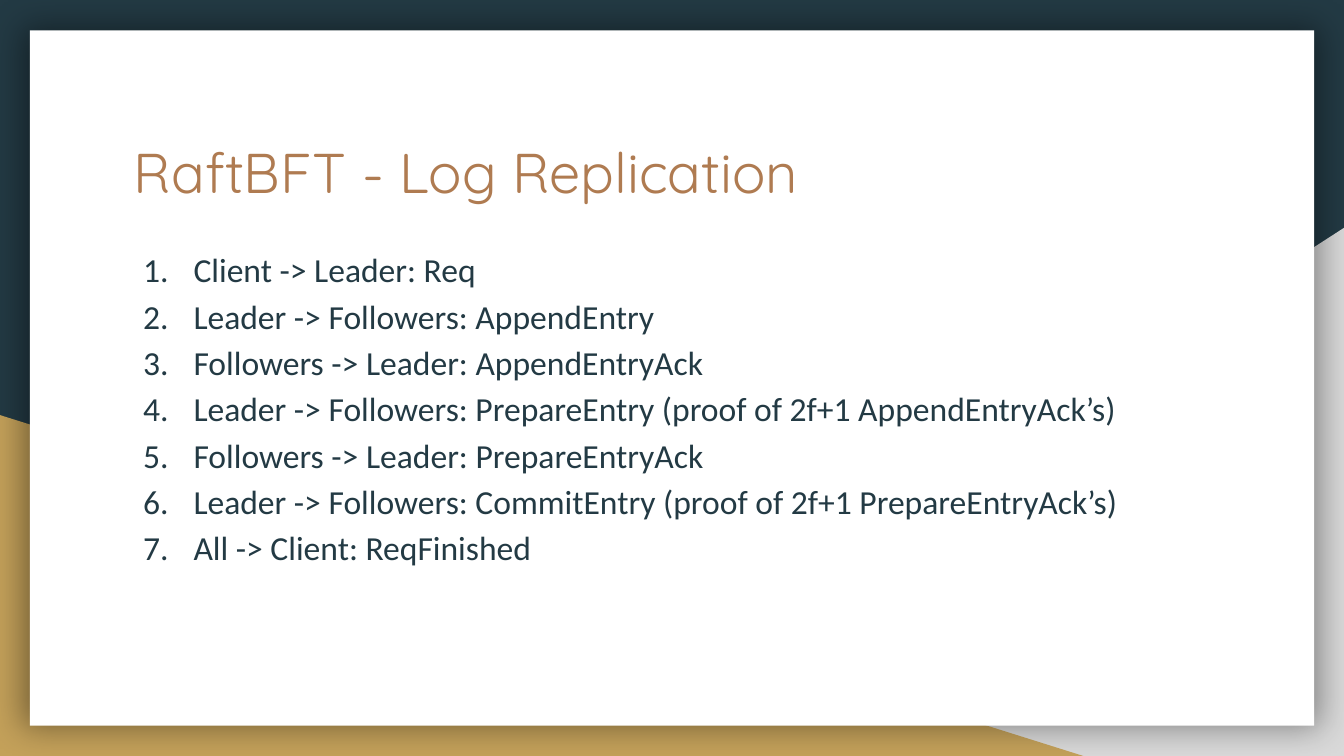
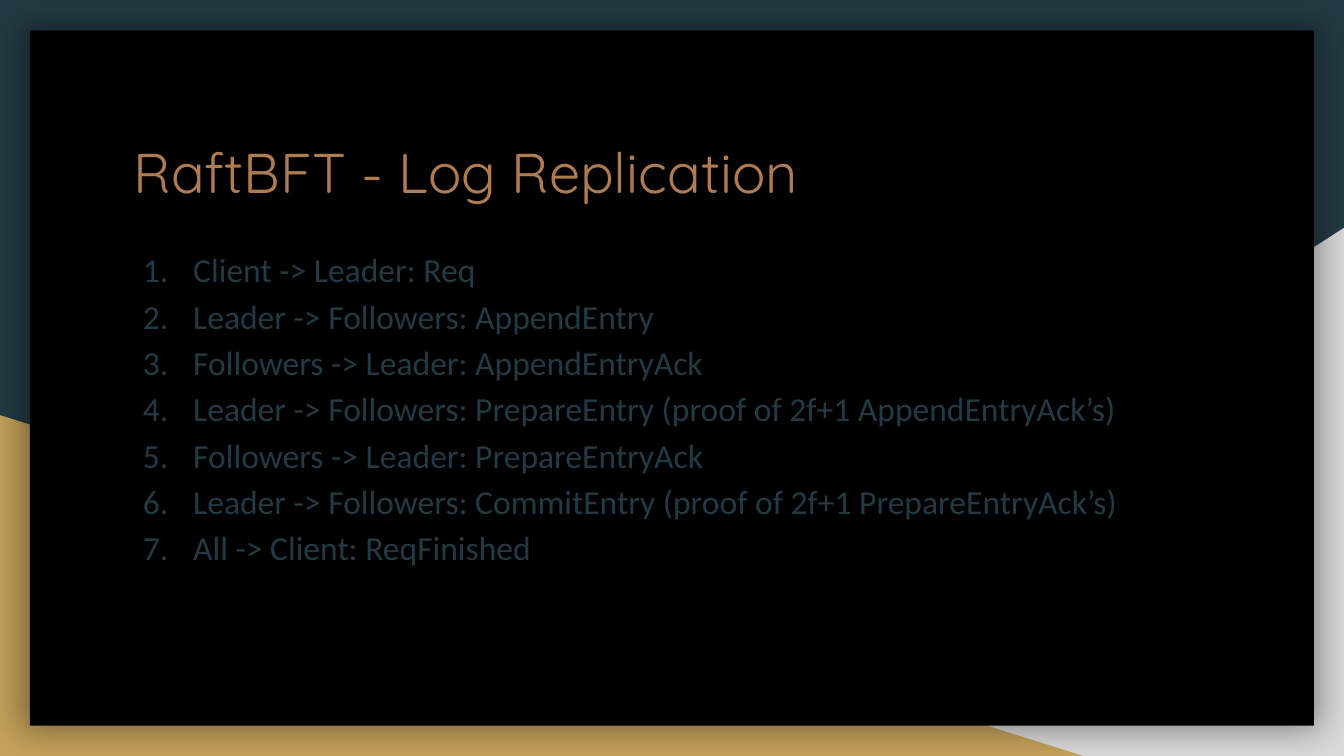
Before and after one commit to wahyupujiono/SistemTerdistribusi_Raft, a slide deck: slide 6 of docs/Final Presentation.pptx. Drawn at 1344x756 pixels with LibreOffice and Linux fonts; fonts in the diff are those of the drawing. Boxes give left, top, right and bottom in pixels: in the first picture for what was removed or moved away, otherwise in the second. Text is boxed around its words. In the diff, an @@ line names an element or a change of style, - is before the commit and + after.

```diff
--- a/docs/Final Presentation.pptx
+++ b/docs/Final Presentation.pptx
@@ rectangle at [30, 31, 1314, 726]: fill #FFFFFF to #000000 @@
@@ text "Client -> Leader: Req" at [193, 259, 1117, 565]: indent changed @@
```
Also in this commit, not shown: 12 other slides changed, 2 slides removed, 1 other file.
